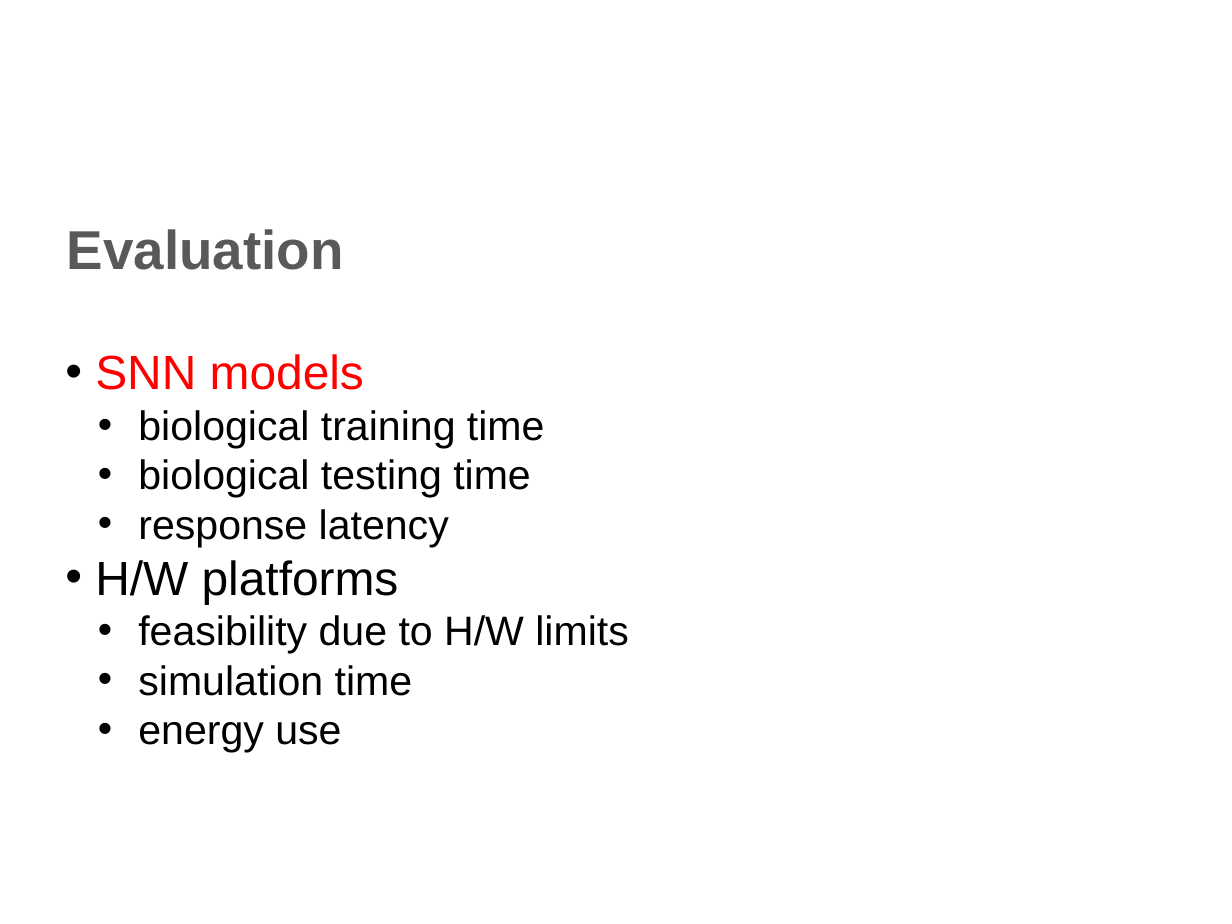
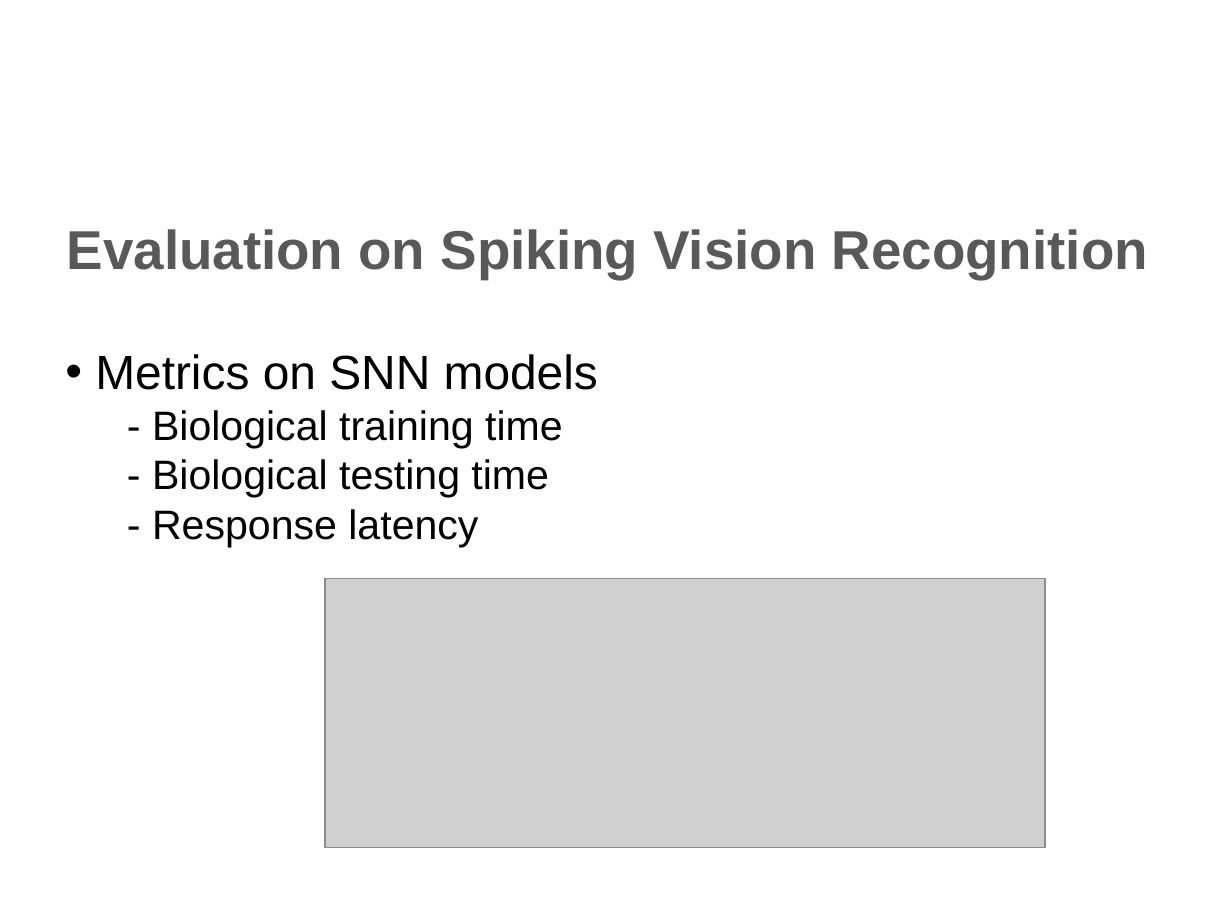
Before and after one commit to qian-liu/2nd_year_short_report, a slide deck: slide 7 of 2nd_year_int.pptx (slide 4 before the commit). Drawn at 1232x924 pixels with LibreOffice and Linux fonts; fonts in the diff are those of the drawing; grey boxes stand for pictures; background and template pictures are left out. Boxes give left, top, right and bottom in pixels: in the first picture for what was removed or moved away, otherwise in the second. Text is boxed around its words. In the diff, an @@ line names an element or a change of style, - is before the commit and + after.

```diff
--- a/2nd_year_int.pptx
+++ b/2nd_year_int.pptx
@@ text at bbox=[67, 229, 1148, 279]: text changed @@
-Evaluation
+Evaluation on Spiking Vision Recognition
@@ text at bbox=[95, 354, 598, 547]: text changed @@
-• SNN models
-  • biological training time
-  • biological testing time
-  • response latency
-• H/W platforms
-  • feasibility due to H/W limits
-  • simulation time
-  • energy use
+• Metrics on SNN models
+  - Biological training time
+  - Biological testing time
+  - Response latency
@@ picture added at bbox=[325, 578, 1046, 846] @@
```
Also in this commit, not shown: 7 other slides changed, 4 slides added, 1 slide removed, 1 other file.
